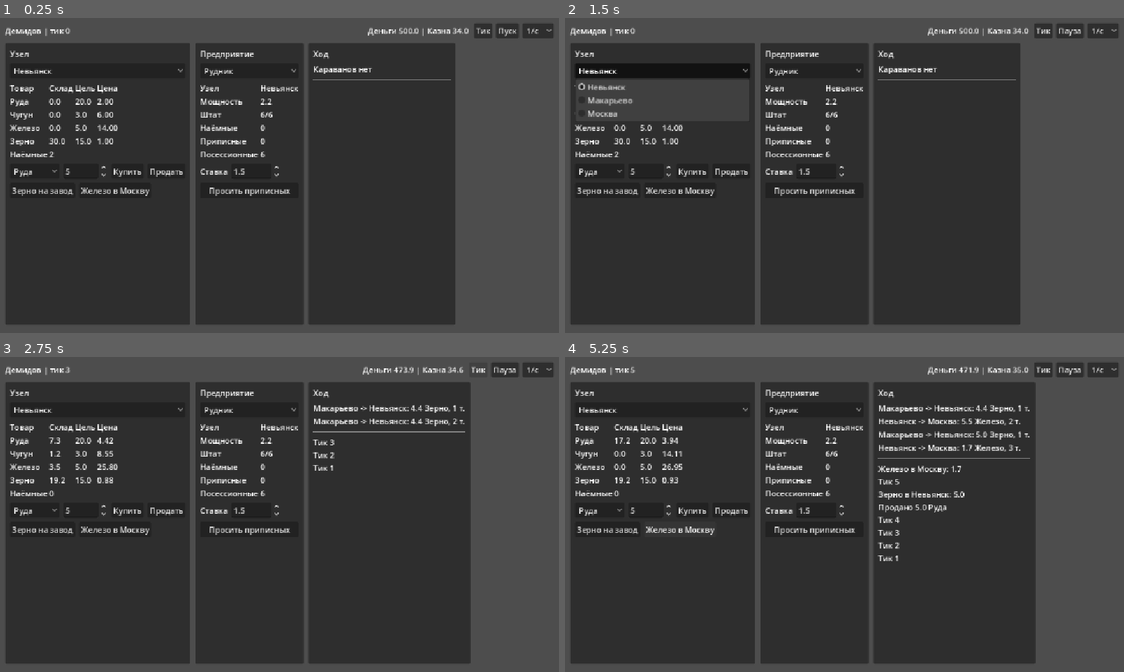
Above: before the commit, frames 1-4 (two rows, left to right).
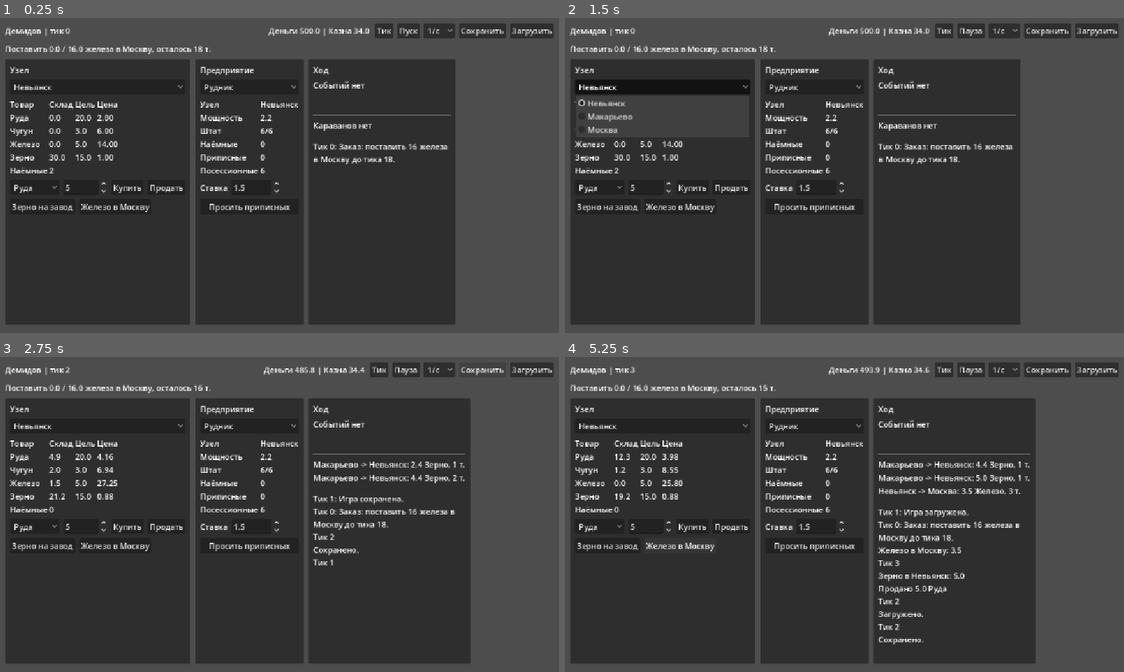
Above: after the commit, the same moments.

Repository: chas36/bearconomy
Game: Godot game, scene res://ui/main.tscn
The game is run twice, just before and just after one commit, with the same random seed, the same clock (stepped at 60 frames per second) and the same inputs.
Inputs (mouse positions are in pixels of both pictures, inside the frame that each line leads up to):
- Up to frame 1 (0.25 s): no input
- Up to frame 2 (1.5 s): click "Пуск" at 0.5 s; click "Невьянск" at 1.25 s
- Up to frame 3 (2.75 s): click (480, 369) at 2 s, where only the run after the commit has a clickable "Сохранить"
- Up to frame 4 (5.25 s): click (1096, 369) at 2.75 s, where only the run after the commit has a clickable "Загрузить"; click "Продать" at 3.5 s; click "Зерно на завод" at 4.25 s; click "Железо в Москву" at 5 s

The runs differ from the first frame. In frame 1, 10% of the frame differs, in the area x 1-99%, y 1-62%; in frame 2, 12%; in frame 3, 11%; in frame 4, 13%, in the area x 1-99%, y 1-92%.

Commit message:
sim: добавить игровой слой и сохранения

Diff:
--- a/econ_core.gd
+++ b/econ_core.gd
@@ -6,17 +6,18 @@
 
 const Goods := preload("res://sim/goods.gd")
 const Labor := preload("res://sim/labor.gd")
-const TradeNode := preload("res://sim/trade_node.gd")
 const Enterprise := preload("res://sim/enterprise.gd")
-const Economy := preload("res://sim/economy.gd")
-const DemoScenario := preload("res://sim/demo_scenario.gd")
+const Gameplay := preload("res://sim/gameplay.gd")
 
-var economy := Economy.new()
+var gameplay := Gameplay.new()
+var economy
 var scenario := {}
 
 
 func setup() -> void:
-	scenario = DemoScenario.setup(economy)
+	gameplay.setup()
+	economy = gameplay.economy
+	scenario = gameplay.scenario
 
 
 func report() -> void:
@@ -26,6 +27,7 @@
 			% [economy.tick_count, economy.player.money, economy.player.state_relations]
 		)
 	)
+	print("  Контракт: %s" % gameplay.contract_status_text())
 	for n in economy.nodes:
 		var s := "  %s:" % n.name
 		for g in Goods.Good.values():
@@ -57,16 +59,15 @@
 func _init() -> void:
 	setup()
 	print(">>> Демидовский прототип: руда -> чугун -> железо, 3 типа труда <<<")
-	var nevyansk: TradeNode = scenario["nevyansk"]
-	var makarievo: TradeNode = scenario["makarievo"]
-	var moskva: TradeNode = scenario["moskva"]
 	var kuznitsa: Enterprise = scenario["kuznitsa"]
 	for i in range(16):
-		economy.tick()
+		gameplay.advance_tick()
 		if economy.tick_count == 10:
 			economy.set_hired_wage_offer(kuznitsa, 1.2)
 		if economy.tick_count == 12:
 			economy.set_hired_wage_offer(kuznitsa, 1.8)
-		DemoScenario.run_logistics(economy, nevyansk, makarievo, moskva)
+		if gameplay.has_pending_event():
+			print("  [СОБЫТИЕ] %s — выбран первый вариант" % gameplay.pending_event_title())
+			gameplay.choose_event(0)
 		report()
 	quit()
--- a/sim/economy.gd
+++ b/sim/economy.gd
@@ -19,6 +19,7 @@
 var caravans: Array[Caravan] = []
 var player := Player.new()
 var tick_count := 0
+var sold_total := {}  # TradeNode -> Good -> float
 
 
 func tick() -> void:
@@ -169,6 +170,7 @@
 	var p := n.price(g)
 	n.stock[g] += qty
 	player.money += p * qty
+	_record_sale(n, g, qty)
 	print(
 		(
 			"  [СДЕЛКА] Продано %.1f %s в %s по %.2f (итого %.1f)"
@@ -198,6 +200,7 @@
 	if c.sell_on_arrival:
 		var p := c.destination.price(c.good)
 		player.money += p * c.qty
+		_record_sale(c.destination, c.good, c.qty)
 		print(
 			(
 				"  [КАРАВАН] Прибыло и продано %.1f %s в %s по %.2f (итого %.1f)"
@@ -277,3 +280,146 @@
 		if e.node == n and e.open_worker_slots() > 0:
 			best = max(best, e.hired_wage_offer)
 	return best
+
+
+func sold_amount(n: TradeNode, g: int) -> float:
+	if not sold_total.has(n):
+		return 0.0
+	return sold_total[n].get(g, 0.0)
+
+
+func _record_sale(n: TradeNode, g: int, qty: float) -> void:
+	if not sold_total.has(n):
+		sold_total[n] = {}
+	sold_total[n][g] = sold_total[n].get(g, 0.0) + qty
+
+
+func to_save_data() -> Dictionary:
+	var node_data: Array[Dictionary] = []
+	for n in nodes:
+		(
+			node_data
+			. append(
+				{
+					"name": n.name,
+					"stock": _number_dict_to_save(n.stock),
+					"target_stock": _number_dict_to_save(n.target_stock),
+					"consumption": _number_dict_to_save(n.consumption),
+					"labor_pool": _number_dict_to_save(n.labor_pool),
+					"prices": _number_dict_to_save(n.prices),
+				}
+			)
+		)
+
+	var enterprise_data: Array[Dictionary] = []
+	for e in player.enterprises:
+		(
+			enterprise_data
+			. append(
+				{
+					"name": e.name,
+					"node": nodes.find(e.node),
+					"recipe": e.recipe,
+					"capacity": e.capacity,
+					"hired_wage_offer": e.hired_wage_offer,
+					"workers": _number_dict_to_save(e.workers),
+				}
+			)
+		)
+
+	var caravan_data: Array[Dictionary] = []
+	for c in caravans:
+		(
+			caravan_data
+			. append(
+				{
+					"origin": nodes.find(c.origin),
+					"destination": nodes.find(c.destination),
+					"good": c.good,
+					"qty": c.qty,
+					"remaining_ticks": c.remaining_ticks,
+					"total_ticks": c.total_ticks,
+					"sell_on_arrival": c.sell_on_arrival,
+				}
+			)
+		)
+
+	var sales_data: Array[Dictionary] = []
+	for n in sold_total:
+		sales_data.append({"node": nodes.find(n), "goods": _number_dict_to_save(sold_total[n])})
+
+	return {
+		"tick_count": tick_count,
+		"player":
+		{
+			"money": player.money,
+			"state_relations": player.state_relations,
+		},
+		"nodes": node_data,
+		"enterprises": enterprise_data,
+		"caravans": caravan_data,
+		"sold_total": sales_data,
+	}
+
+
+func load_save_data(data: Dictionary) -> void:
+	tick_count = data.get("tick_count", 0)
+	var player_data: Dictionary = data.get("player", {})
+	player.money = player_data.get("money", 500.0)
+	player.state_relations = player_data.get("state_relations", 50.0)
+	player.enterprises.clear()
+
+	nodes.clear()
+	for n_data in data.get("nodes", []):
+		var node := TradeNode.new(n_data.get("name", "Узел"))
+		_load_number_dict(node.stock, n_data.get("stock", {}), Goods.Good.values())
+		_load_number_dict(node.target_stock, n_data.get("target_stock", {}), Goods.Good.values())
+		_load_number_dict(node.consumption, n_data.get("consumption", {}), Goods.Good.values())
+		_load_number_dict(node.labor_pool, n_data.get("labor_pool", {}), Labor.Type.values())
+		_load_number_dict(node.prices, n_data.get("prices", {}), Goods.Good.values())
+		nodes.append(node)
+
+	for e_data in data.get("enterprises", []):
+		var node_index: int = e_data.get("node", 0)
+		var e := Enterprise.new(
+			e_data.get("name", "Предприятие"),
+			nodes[node_index],
+			e_data.get("recipe", "rudnik"),
+			e_data.get("capacity", 1.0)
+		)
+		e.hired_wage_offer = e_data.get("hired_wage_offer", Labor.WAGE[Labor.Type.HIRED])
+		_load_number_dict(e.workers, e_data.get("workers", {}), Labor.Type.values())
+		player.enterprises.append(e)
+
+	caravans.clear()
+	for c_data in data.get("caravans", []):
+		var c := Caravan.new(
+			nodes[c_data.get("origin", 0)],
+			nodes[c_data.get("destination", 0)],
+			c_data.get("good", Goods.Good.ZERNO),
+			c_data.get("qty", 0.0),
+			c_data.get("total_ticks", 1),
+			c_data.get("sell_on_arrival", false)
+		)
+		c.remaining_ticks = c_data.get("remaining_ticks", c.total_ticks)
+		caravans.append(c)
+
+	sold_total.clear()
+	for s_data in data.get("sold_total", []):
+		var node: TradeNode = nodes[s_data.get("node", 0)]
+		sold_total[node] = {}
+		_load_number_dict(sold_total[node], s_data.get("goods", {}), Goods.Good.values())
+
+
+func _number_dict_to_save(source: Dictionary) -> Dictionary:
+	var result := {}
+	for k in source:
+		result[str(k)] = source[k]
+	return result
+
+
+func _load_number_dict(target: Dictionary, source: Dictionary, keys: Array) -> void:
+	for k in keys:
+		var key := str(k)
+		if source.has(key):
+			target[k] = source[key]
--- /dev/null
+++ b/sim/gameplay.gd
@@ -0,0 +1,316 @@
+# gameplay.gd — тонкий игровой слой: контракт, события, ход сценария
+extends RefCounted
+
+const Goods := preload("res://sim/goods.gd")
+const Labor := preload("res://sim/labor.gd")
+const TradeNode := preload("res://sim/trade_node.gd")
+const Enterprise := preload("res://sim/enterprise.gd")
+const Economy := preload("res://sim/economy.gd")
+const DemoScenario := preload("res://sim/demo_scenario.gd")
+
+const CONTRACT_GOOD := Goods.Good.ZHELEZO
+const CONTRACT_TARGET := 16.0
+const CONTRACT_DEADLINE := 18
+const CONTRACT_REWARD := 240.0
+const CONTRACT_PENALTY := 140.0
+const SAVE_VERSION := 1
+const DEFAULT_SAVE_PATH := "user://savegame.json"
+
+const EVENT_STATE_INSPECTION := "state_inspection"
+const EVENT_WORKER_DEMAND := "worker_demand"
+const EVENT_FAIR_SHORTAGE := "fair_shortage"
+const GRAIN_ROUTE_TICKS := DemoScenario.GRAIN_ROUTE_TICKS
+const IRON_ROUTE_TICKS := DemoScenario.IRON_ROUTE_TICKS
+
+var economy := Economy.new()
+var scenario := {}
+var notices: Array[String] = []
+var pending_event := {}
+var completed_event_ids := {}
+var contract_start_sold := 0.0
+var contract_done := false
+var contract_failed := false
+
+
+func setup() -> void:
+	scenario = DemoScenario.setup(economy)
+	var moskva: TradeNode = scenario["moskva"]
+	contract_start_sold = economy.sold_amount(moskva, CONTRACT_GOOD)
+	_add_notice(
+		"Заказ: поставить %.0f железа в Москву до тика %d." % [CONTRACT_TARGET, CONTRACT_DEADLINE]
+	)
+
+
+func advance_tick() -> void:
+	if has_pending_event():
+		return
+	economy.tick()
+	DemoScenario.run_logistics(
+		economy, scenario["nevyansk"], scenario["makarievo"], scenario["moskva"]
+	)
+	_check_contract()
+	_maybe_raise_event()
+
+
+func contract_progress() -> float:
+	var moskva: TradeNode = scenario["moskva"]
+	return economy.sold_amount(moskva, CONTRACT_GOOD) - contract_start_sold
+
+
+func contract_status_text() -> String:
+	if contract_done:
+		return "Выполнен: поставлено %.1f / %.1f железа" % [contract_progress(), CONTRACT_TARGET]
+	if contract_failed:
+		return "Провален: поставлено %.1f / %.1f железа" % [contract_progress(), CONTRACT_TARGET]
+	var ticks_left: int = max(0, CONTRACT_DEADLINE - economy.tick_count)
+	return (
+		"Поставить %.1f / %.1f железа в Москву, осталось %d т."
+		% [contract_progress(), CONTRACT_TARGET, ticks_left]
+	)
+
+
+func has_pending_event() -> bool:
+	return not pending_event.is_empty()
+
+
+func pending_event_title() -> String:
+	return pending_event.get("title", "")
+
+
+func pending_event_body() -> String:
+	return pending_event.get("body", "")
+
+
+func pending_event_choices() -> Array:
+	return pending_event.get("choices", [])
+
+
+func choose_event(choice_index: int) -> void:
+	if pending_event.is_empty():
+		return
+	var choices: Array = pending_event["choices"]
+	if choice_index < 0 or choice_index >= choices.size():
+		return
+	var choice: Dictionary = choices[choice_index]
+	_apply_event_effect(choice["effect"])
+	_add_notice(choice["result"])
+	completed_event_ids[pending_event["id"]] = true
+	pending_event = {}
+
+
+func save_to_file(path := DEFAULT_SAVE_PATH) -> bool:
+	var file := FileAccess.open(path, FileAccess.WRITE)
+	if file == null:
+		_add_notice("Не удалось открыть файл сохранения.")
+		return false
+	file.store_string(JSON.stringify(to_save_data(), "\t"))
+	_add_notice("Игра сохранена.")
+	return true
+
+
+func load_from_file(path := DEFAULT_SAVE_PATH) -> bool:
+	if not FileAccess.file_exists(path):
+		_add_notice("Файл сохранения не найден.")
+		return false
+
+	var file := FileAccess.open(path, FileAccess.READ)
+	if file == null:
+		_add_notice("Не удалось прочитать файл сохранения.")
+		return false
+
+	var parsed = JSON.parse_string(file.get_as_text())
+	if typeof(parsed) != TYPE_DICTIONARY:
+		_add_notice("Файл сохранения повреждён.")
+		return false
+
+	load_save_data(parsed)
+	_add_notice("Игра загружена.")
+	return true
+
+
+func to_save_data() -> Dictionary:
+	return {
+		"version": SAVE_VERSION,
+		"economy": economy.to_save_data(),
+		"notices": notices,
+		"pending_event": pending_event,
+		"completed_event_ids": completed_event_ids.keys(),
+		"contract_start_sold": contract_start_sold,
+		"contract_done": contract_done,
+		"contract_failed": contract_failed,
+	}
+
+
+func load_save_data(data: Dictionary) -> void:
+	economy = Economy.new()
+	economy.load_save_data(data.get("economy", {}))
+	scenario = _scenario_from_economy()
+
+	notices.clear()
+	for notice in data.get("notices", []):
+		notices.append(notice)
+
+	pending_event = data.get("pending_event", {})
+	completed_event_ids.clear()
+	for event_id in data.get("completed_event_ids", []):
+		completed_event_ids[event_id] = true
+
+	contract_start_sold = data.get("contract_start_sold", 0.0)
+	contract_done = data.get("contract_done", false)
+	contract_failed = data.get("contract_failed", false)
+
+
+func _check_contract() -> void:
+	if contract_done or contract_failed:
+		return
+	if contract_progress() >= CONTRACT_TARGET:
+		contract_done = true
+		economy.player.money += CONTRACT_REWARD
+		economy.player.state_relations = min(100.0, economy.player.state_relations + 8.0)
+		_add_notice(
+			"Московский заказ закрыт. Награда %.0f, связи с казной выросли." % CONTRACT_REWARD
+		)
+		return
+	if economy.tick_count >= CONTRACT_DEADLINE:
+		contract_failed = true
+		economy.player.money = max(0.0, economy.player.money - CONTRACT_PENALTY)
+		economy.player.state_relations = max(0.0, economy.player.state_relations - 12.0)
+		_add_notice(
+			"Срок московского заказа сорван. Штраф %.0f и удар по связям." % CONTRACT_PENALTY
+		)
+
+
+func _maybe_raise_event() -> void:
+	if has_pending_event():
+		return
+	if economy.tick_count == 5:
+		_raise_event(EVENT_STATE_INSPECTION)
+	if economy.tick_count == 9:
+		_raise_event(EVENT_WORKER_DEMAND)
+	if economy.tick_count == 13:
+		_raise_event(EVENT_FAIR_SHORTAGE)
+
+
+func _scenario_from_economy() -> Dictionary:
+	var nevyansk := _find_node("Невьянск")
+	var makarievo := _find_node("Макарьево")
+	var moskva := _find_node("Москва")
+	return {
+		"nevyansk": nevyansk,
+		"makarievo": makarievo,
+		"moskva": moskva,
+		"domna": _find_enterprise("Домна"),
+		"kuznitsa": _find_enterprise("Кузница"),
+	}
+
+
+func _find_node(node_name: String) -> TradeNode:
+	for n in economy.nodes:
+		if n.name == node_name:
+			return n
+	return economy.nodes[0]
+
+
+func _find_enterprise(enterprise_name: String) -> Enterprise:
+	for e in economy.player.enterprises:
+		if e.name == enterprise_name:
+			return e
+	return economy.player.enterprises[0]
+
+
+func _raise_event(event_id: String) -> void:
+	if completed_event_ids.has(event_id):
+		return
+	if event_id == EVENT_STATE_INSPECTION:
+		pending_event = {
+			"id": event_id,
+			"title": "Казённый смотр",
+			"body": "В Невьянск приехал приказчик. Дар сгладит вопросы к посессионным.",
+			"choices":
+			[
+				{
+					"text": "Дать 45 денег",
+					"effect": {"money": -45.0, "state_relations": 8.0},
+					"result": "Приказчик уехал довольным. Связи с казной укрепились.",
+				},
+				{
+					"text": "Отказать",
+					"effect": {"state_relations": -10.0},
+					"result": "Приказчик запомнил холодный приём.",
+				},
+			],
+		}
+	elif event_id == EVENT_WORKER_DEMAND:
+		pending_event = {
+			"id": event_id,
+			"title": "Слух о больших ставках",
+			"body": "Наёмные на кузнице услышали, что в Верхотурье платят лучше.",
+			"choices":
+			[
+				{
+					"text": "Поднять ставку кузницы",
+					"effect": {"kuznitsa_wage": 2.0},
+					"result": "Кузница подняла ставку. Люди охотнее держатся за место.",
+				},
+				{
+					"text": "Не уступать",
+					"effect": {"kuznitsa_wage": 1.2},
+					"result": "Ставка снижена. Часть людей может уйти после следующего тика.",
+				},
+			],
+		}
+	elif event_id == EVENT_FAIR_SHORTAGE:
+		pending_event = {
+			"id": event_id,
+			"title": "Зерно на ярмарке дорожает",
+			"body": "На Макарьевской ярмарке купцы придерживают зерно до большой воды.",
+			"choices":
+			[
+				{
+					"text": "Закупить сейчас",
+					"effect": {"money": -8.0, "grain_to_nevyansk": 10.0},
+					"result": "Зерно выкуплено и сразу отправлено на завод.",
+				},
+				{
+					"text": "Переждать",
+					"effect": {"makarievo_grain_target": 90.0},
+					"result": "Спрос на ярмарке вырос. Следующие закупки станут дороже.",
+				},
+			],
+		}
+
+
+func _apply_event_effect(effect: Dictionary) -> void:
+	if effect.has("money"):
+		economy.player.money = max(0.0, economy.player.money + effect["money"])
+	if effect.has("state_relations"):
+		economy.player.state_relations = clamp(
+			economy.player.state_relations + effect["state_relations"], 0.0, 100.0
+		)
+	if effect.has("kuznitsa_wage"):
+		var kuznitsa: Enterprise = scenario["kuznitsa"]
+		economy.set_hired_wage_offer(kuznitsa, effect["kuznitsa_wage"])
+	if effect.has("grain_stock"):
+		var makarievo: TradeNode = scenario["makarievo"]
+		makarievo.stock[Goods.Good.ZERNO] = max(
+			0.0, makarievo.stock[Goods.Good.ZERNO] + effect["grain_stock"]
+		)
+	if effect.has("grain_to_nevyansk"):
+		var nevyansk: TradeNode = scenario["nevyansk"]
+		var makarievo: TradeNode = scenario["makarievo"]
+		economy.dispatch(
+			makarievo,
+			nevyansk,
+			Goods.Good.ZERNO,
+			effect["grain_to_nevyansk"],
+			DemoScenario.GRAIN_ROUTE_TICKS
+		)
+	if effect.has("makarievo_grain_target"):
+		var makarievo: TradeNode = scenario["makarievo"]
+		makarievo.target_stock[Goods.Good.ZERNO] = effect["makarievo_grain_target"]
+
+
+func _add_notice(text: String) -> void:
+	notices.push_front("Тик %d: %s" % [economy.tick_count, text])
+	if notices.size() > 8:
+		notices.resize(8)
--- a/ui/main.gd
+++ b/ui/main.gd
@@ -5,10 +5,10 @@
 const Labor := preload("res://sim/labor.gd")
 const TradeNode := preload("res://sim/trade_node.gd")
 const Enterprise := preload("res://sim/enterprise.gd")
-const Economy := preload("res://sim/economy.gd")
-const DemoScenario := preload("res://sim/demo_scenario.gd")
-
-var economy := Economy.new()
+const Gameplay := preload("res://sim/gameplay.gd")
+
+var gameplay := Gameplay.new()
+var economy
 var scenario := {}
 var goods: Array = Goods.Good.values()
 
@@ -26,6 +26,10 @@
 var qty_spin: SpinBox
 var speed_select: OptionButton
 var play_button: Button
+var contract_label: Label
+var event_title_label: Label
+var event_body_label: Label
+var event_choice_box: VBoxContainer
 var node_grid: GridContainer
 var enterprise_grid: GridContainer
 var caravan_box: VBoxContainer
@@ -35,7 +39,8 @@
 
 
 func _ready() -> void:
-	scenario = DemoScenario.setup(economy)
+	gameplay.setup()
+	_sync_from_gameplay()
 	_build_ui()
 	_refresh_all()
 
@@ -95,6 +100,20 @@
 	speed_select.item_selected.connect(_on_speed_selected)
 	controls.add_child(speed_select)
 
+	var save_button := Button.new()
+	save_button.text = "Сохранить"
+	save_button.pressed.connect(_on_save_pressed)
+	controls.add_child(save_button)
+
+	var load_button := Button.new()
+	load_button.text = "Загрузить"
+	load_button.pressed.connect(_on_load_pressed)
+	controls.add_child(load_button)
+
+	contract_label = Label.new()
+	contract_label.autowrap_mode = TextServer.AUTOWRAP_WORD_SMART
+	page.add_child(contract_label)
+
 	var columns := HBoxContainer.new()
 	columns.size_flags_horizontal = Control.SIZE_EXPAND_FILL
 	columns.size_flags_vertical = Control.SIZE_EXPAND_FILL
@@ -195,6 +214,20 @@
 	var right := _add_panel(columns, "Ход")
 	right.custom_minimum_size.x = 280
 
+	event_title_label = Label.new()
+	right.add_child(event_title_label)
+
+	event_body_label = Label.new()
+	event_body_label.autowrap_mode = TextServer.AUTOWRAP_WORD_SMART
+	right.add_child(event_body_label)
+
+	event_choice_box = VBoxContainer.new()
+	event_choice_box.add_theme_constant_override("separation", 6)
+	right.add_child(event_choice_box)
+
+	var event_separator := HSeparator.new()
+	right.add_child(event_separator)
+
 	caravan_box = VBoxContainer.new()
 	right.add_child(caravan_box)
 
@@ -234,10 +267,35 @@
 	money_label.text = (
 		"Деньги %.1f | Казна %.1f" % [economy.player.money, economy.player.state_relations]
 	)
+	contract_label.text = gameplay.contract_status_text()
 	_refresh_node_panel()
 	_refresh_enterprise_panel()
+	_refresh_event_panel()
 	_refresh_caravans()
-	log_label.text = "\n".join(log_lines)
+	log_label.text = _joined_log_text()
+
+
+func _sync_from_gameplay() -> void:
+	economy = gameplay.economy
+	scenario = gameplay.scenario
+
+
+func _refresh_event_panel() -> void:
+	_clear_children(event_choice_box)
+	if not gameplay.has_pending_event():
+		event_title_label.text = "Событий нет"
+		event_body_label.text = ""
+		return
+
+	event_title_label.text = gameplay.pending_event_title()
+	event_body_label.text = gameplay.pending_event_body()
+	var choices := gameplay.pending_event_choices()
+	for i in range(choices.size()):
+		var choice: Dictionary = choices[i]
+		var button := Button.new()
+		button.text = choice["text"]
+		button.pressed.connect(_on_event_choice_pressed.bind(i))
+		event_choice_box.add_child(button)
 
 
 func _refresh_node_panel() -> void:
@@ -320,11 +378,16 @@
 
 
 func _advance_tick() -> void:
-	economy.tick()
-	DemoScenario.run_logistics(
-		economy, scenario["nevyansk"], scenario["makarievo"], scenario["moskva"]
-	)
+	if gameplay.has_pending_event():
+		_add_log("Сначала выберите решение события.")
+		_refresh_all()
+		return
+	gameplay.advance_tick()
 	_add_log("Тик %d" % economy.tick_count)
+	if gameplay.has_pending_event():
+		is_running = false
+		play_button.text = "Пуск"
+		tick_timer.stop()
 	_refresh_all()
 
 
@@ -332,6 +395,17 @@
 	log_lines.push_front(text)
 	if log_lines.size() > 8:
 		log_lines.resize(8)
+
+
+func _joined_log_text() -> String:
+	var lines: Array[String] = []
+	for notice in gameplay.notices:
+		lines.append(notice)
+	for line in log_lines:
+		lines.append(line)
+	if lines.size() > 10:
+		lines.resize(10)
+	return "\n".join(lines)
 
 
 func _on_step_pressed() -> void:
@@ -393,7 +467,7 @@
 	var makarievo: TradeNode = scenario["makarievo"]
 	var nevyansk: TradeNode = scenario["nevyansk"]
 	var qty: float = economy.buy_and_dispatch(
-		makarievo, nevyansk, Goods.Good.ZERNO, float(qty_spin.value), DemoScenario.GRAIN_ROUTE_TICKS
+		makarievo, nevyansk, Goods.Good.ZERNO, float(qty_spin.value), Gameplay.GRAIN_ROUTE_TICKS
 	)
 	_add_log("Зерно в Невьянск: %.1f" % qty)
 	_refresh_all()
@@ -407,7 +481,7 @@
 		moskva,
 		Goods.Good.ZHELEZO,
 		nevyansk.stock[Goods.Good.ZHELEZO],
-		DemoScenario.IRON_ROUTE_TICKS,
+		Gameplay.IRON_ROUTE_TICKS,
 		true
 	)
 	_add_log("Железо в Москву: %.1f" % qty)
@@ -423,6 +497,32 @@
 
 func _on_ascribed_pressed() -> void:
 	var e := _selected_enterprise()
-	var granted := economy.request_ascribed_workers(e, 1)
+	var granted: int = economy.request_ascribed_workers(e, 1)
 	_add_log("%s: приписных +%d" % [e.name, granted])
 	_refresh_all()
+
+
+func _on_event_choice_pressed(choice_index: int) -> void:
+	gameplay.choose_event(choice_index)
+	_refresh_all()
+
+
+func _on_save_pressed() -> void:
+	if gameplay.save_to_file():
+		_add_log("Сохранено.")
+	else:
+		_add_log("Сохранение не удалось.")
+	_refresh_all()
+
+
+func _on_load_pressed() -> void:
+	if gameplay.load_from_file():
+		_sync_from_gameplay()
+		selected_node_index = min(selected_node_index, economy.nodes.size() - 1)
+		selected_enterprise_index = min(
+			selected_enterprise_index, economy.player.enterprises.size() - 1
+		)
+		_add_log("Загружено.")
+	else:
+		_add_log("Загрузка не удалась.")
+	_refresh_all()
Not shown, changed: CLAUDE.md
